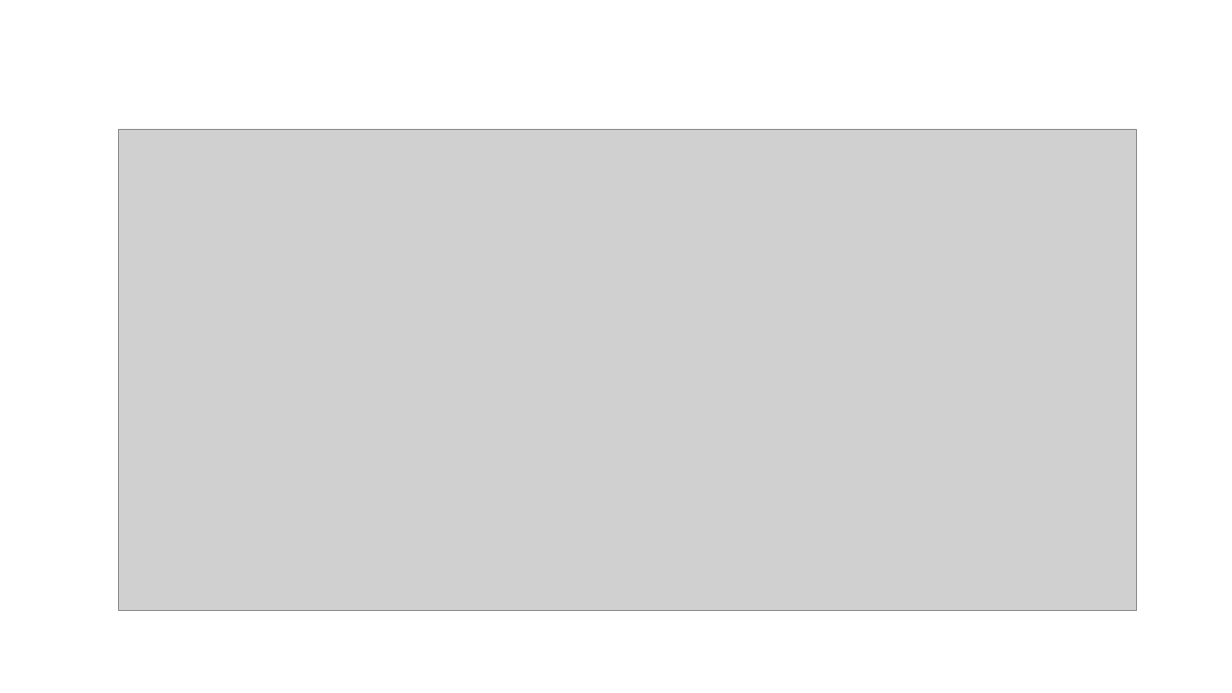
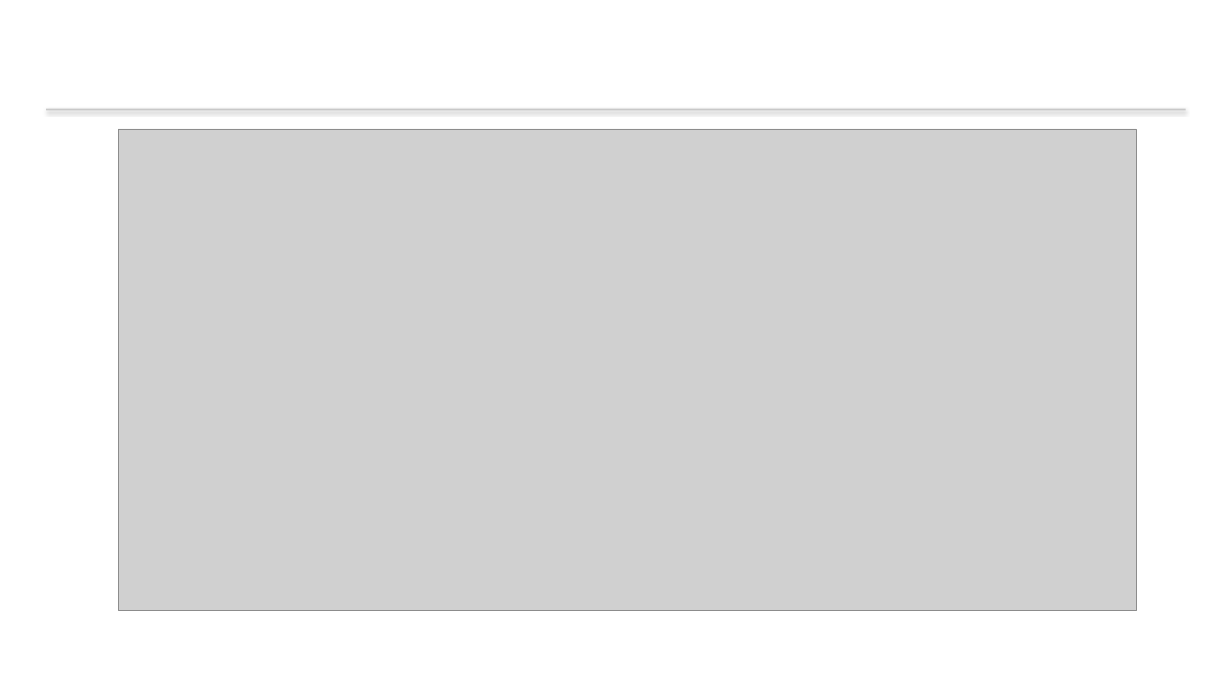
Before and after one commit to nasimpc/Robot-Navigation-Anomaly-Detection-and-Causal-Analysis, a slide deck: slide 17 of assignment3/Team2_Presentation.pptx. Drawn at 1232x693 pixels with LibreOffice and Linux fonts; fonts in the diff are those of the drawing; grey boxes stand for pictures. Boxes give left, top, right and bottom in pixels: in the first picture for what was removed or moved away, otherwise in the second. Text is boxed around its words. In the diff, an @@ line names an element or a change of style, - is before the commit and + after.

```diff
--- a/assignment3/Team2_Presentation.pptx
+++ b/assignment3/Team2_Presentation.pptx
@@ rectangle added at [46,108,1186,110], fill #C8C8C8 @@
```
Also in this commit, not shown: 1 other slide changed, 2 slides added, 2 slides removed, 1 other file.
